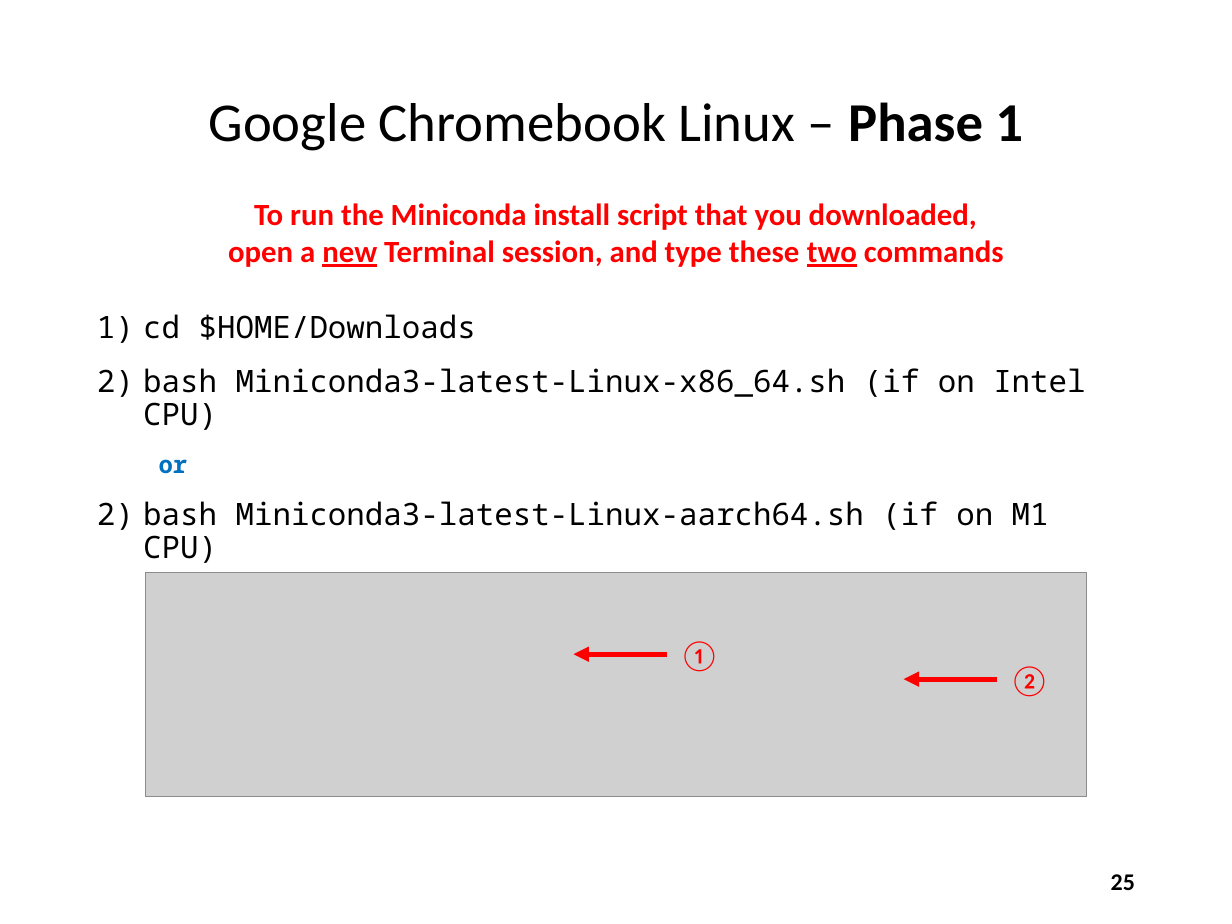
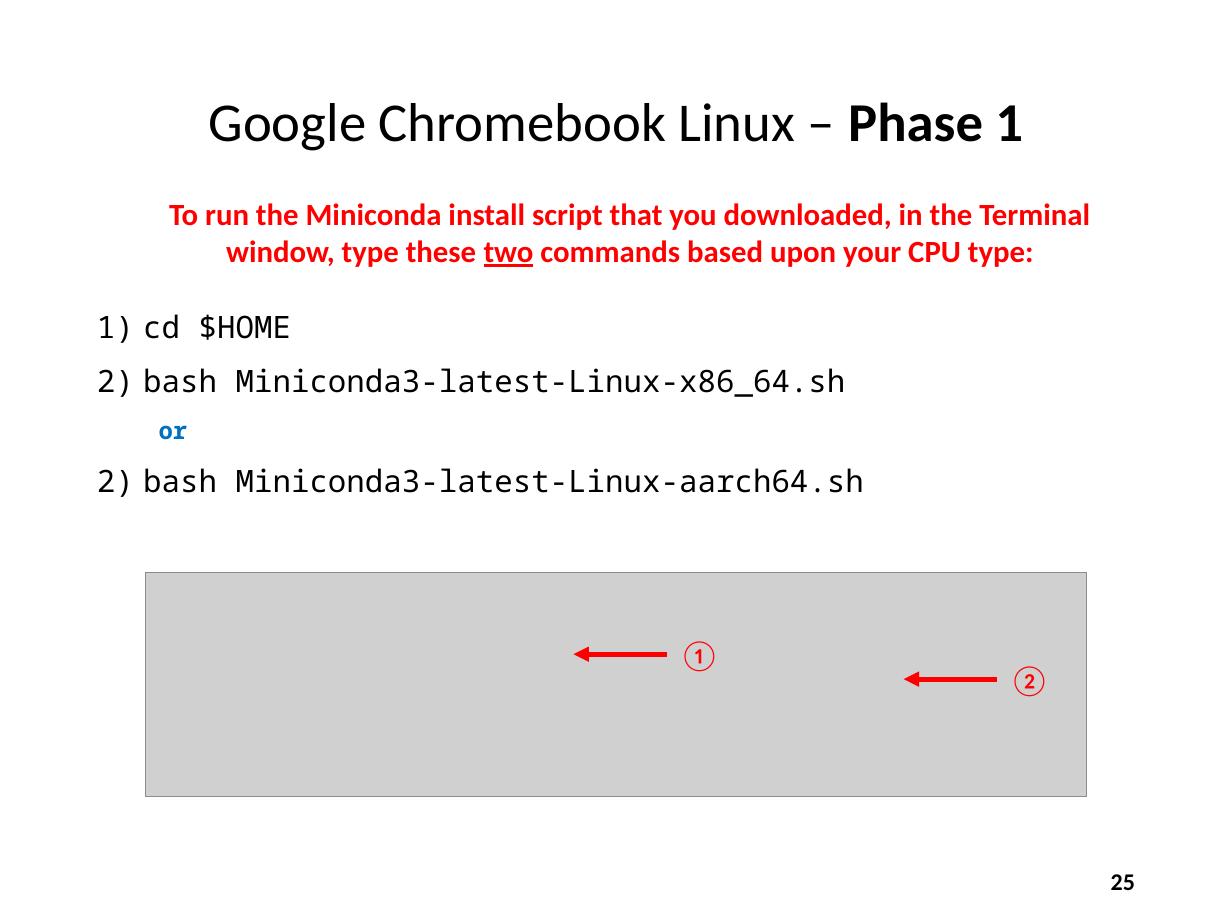
Before and after one commit to dbiersach/scicomp-demos, a slide deck: slide 25 of slides/Installing the Courseware.pptx. Drawn at 1232x924 pixels with LibreOffice and Linux fonts; fonts in the diff are those of the drawing; grey boxes stand for pictures. Boxes give left, top, right and bottom in pixels: in the first picture for what was removed or moved away, otherwise in the second. Text is boxed around its words. In the diff, an @@ line names an element or a change of style, - is before the commit and + after.

Commit message:
Improve Chromebook install instructions

```diff
--- a/slides/Installing the Courseware.pptx
+++ b/slides/Installing the Courseware.pptx
@@ text at [169,203,1090,267]: text changed @@
-To run the Miniconda install script that you downloaded,
-open a new Terminal session, and type these two commands
+To run the Miniconda install script that you downloaded, in the Terminal window, type these two commands based upon your CPU type:
@@ text at [143,314,846,397]: text changed @@
-1) cd $HOME/Downloads
-2) bash Miniconda3-latest-Linux-x86_64.sh (if on Intel CPU)
+1) cd $HOME
+2) bash Miniconda3-latest-Linux-x86_64.sh
@@ text at [143,468,864,493]: text changed @@
-3) bash Miniconda3-latest-Linux-aarch64.sh (if on M1 CPU)
+3) bash Miniconda3-latest-Linux-aarch64.sh
```
Also in this commit, not shown: 5 other slides changed, 1 slide added.
